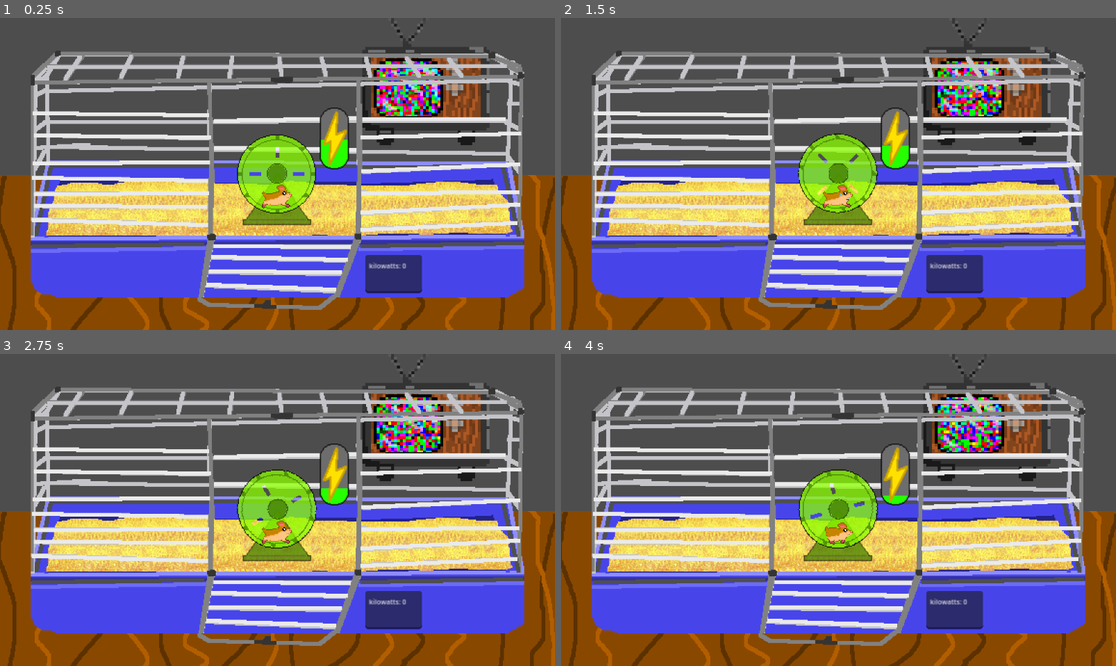
Above: before the commit, frames 1-4 (two rows, left to right).
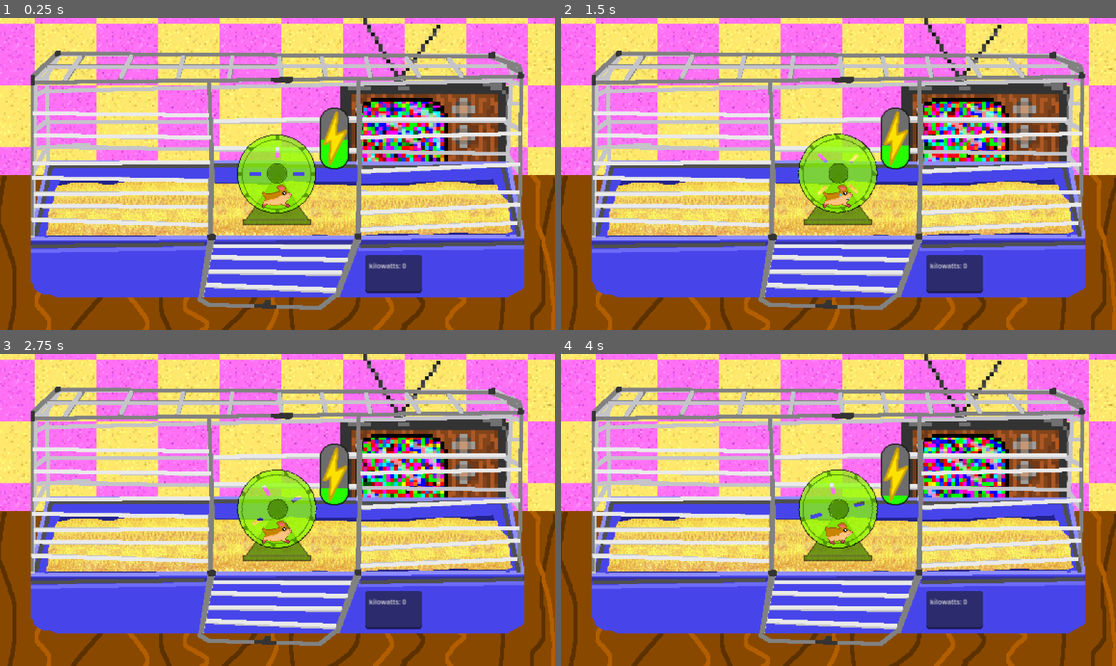
Above: after the commit, the same moments.

Repository: jkingd0n/gmtk-2025
Game: Godot game, scene res://scenes/Main_Game.tscn
Two runs of this game, one before a commit and one after it. Both use one fixed random seed, a clock stepped at 60 frames per second and the inputs below. The project has no main scene, so this scene is started directly.
Inputs:
- Up to frame 1 (0.25 s): no input
- Up to frame 2 (1.5 s): hold Space (accel) 0.53-1.28 s
- Up to frame 3 (2.75 s): hold Space (accel) from 2.03 s (still down)
- Up to frame 4 (4 s): release Space (accel) at 3.53 s

The runs differ from the first frame. In frame 1, 36% of the frame differs, in the area x 0-100%, y 0-51%; in frame 2, 36%; in frame 3, 36%; in frame 4, 36%.

Commit message:
add wall

Diff:
--- a/scenes/Main_Game.tscn
+++ b/scenes/Main_Game.tscn
@@ -1,6 +1,7 @@
-[gd_scene load_steps=8 format=3 uid="uid://7asfedg7unoy"]
+[gd_scene load_steps=9 format=3 uid="uid://7asfedg7unoy"]
 
 [ext_resource type="Script" uid="uid://b8d4s0a4v5j4e" path="res://scripts/main_game.gd" id="1_vy804"]
+[ext_resource type="Texture2D" uid="uid://b804i8svwfuvi" path="res://spritesheets/wall.png" id="2_3v32i"]
 [ext_resource type="Texture2D" uid="uid://c2twwqcc2gdte" path="res://spritesheets/cage.png" id="2_7h5k3"]
 [ext_resource type="PackedScene" uid="uid://0nfb70330opl" path="res://prefabs/hammy_and_wheel.tscn" id="2_fcw3y"]
 [ext_resource type="PackedScene" uid="uid://bbvhb7wafnfmn" path="res://prefabs/television.tscn" id="2_lqrf8"]
@@ -17,9 +18,19 @@
 [node name="Camera2D" type="Camera2D" parent="."]
 zoom = Vector2(2, 2)
 
+[node name="Wall" type="Sprite2D" parent="."]
+z_index = -10
+texture_filter = 1
+texture_repeat = 2
+position = Vector2(0, -40)
+scale = Vector2(2, 2)
+texture = ExtResource("2_3v32i")
+region_enabled = true
+region_rect = Rect2(0, 0, 700, 500)
+
 [node name="tv" parent="." instance=ExtResource("2_lqrf8")]
-position = Vector2(148, -108)
-scale = Vector2(3, 3)
+position = Vector2(145.055, -63.19)
+scale = Vector2(4, 4)
 
 [node name="cage" type="Sprite2D" parent="."]
 texture_filter = 1
